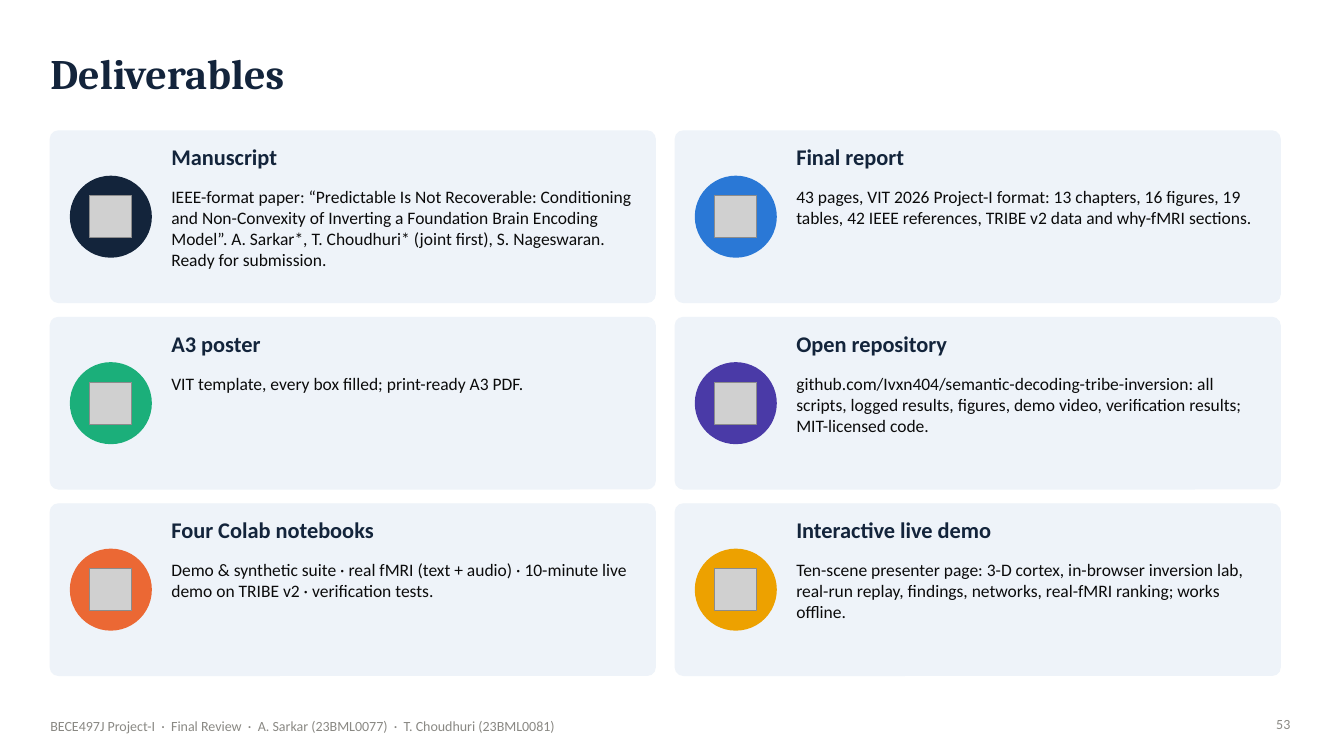
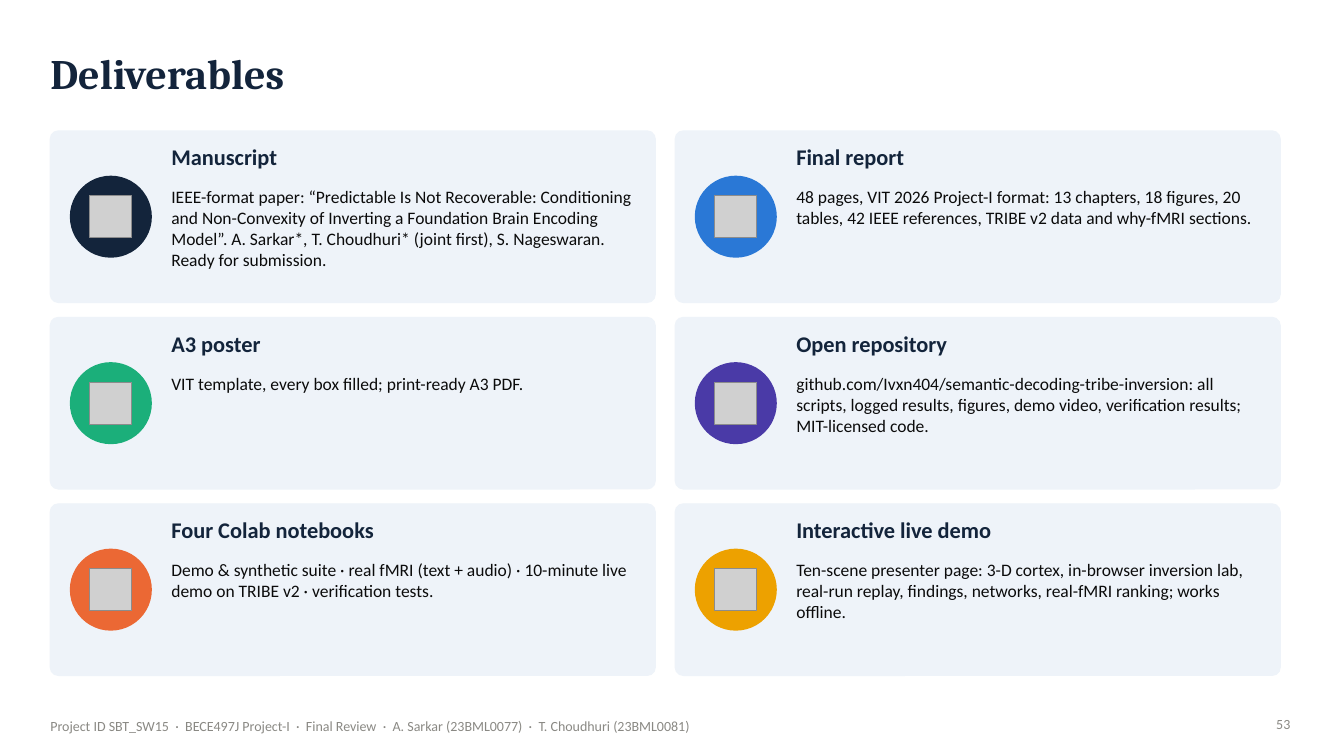
Before and after one commit to Ivxn404/semantic-decoding-tribe-inversion, a slide deck: slide 53 of deck/Final_Sarkar_Choudhuri.pptx. Drawn at 1344x756 pixels with LibreOffice and Linux fonts; fonts in the diff are those of the drawing; grey boxes stand for pictures. Boxes give left, top, right and bottom in pixels: in the first picture for what was removed or moved away, otherwise in the second. Text is boxed around its words. In the diff, an @@ line names an element or a change of style, - is before the commit and + after.

Commit message:
Review III submission files (SBT_SW15): thesis, presentation, poster, 90-s video

```diff
--- a/deck/Final_Sarkar_Choudhuri.pptx
+++ b/deck/Final_Sarkar_Choudhuri.pptx
@@ text at (x1=796, y1=191, x2=1251, y2=227): text changed @@
-43 pages, VIT 2026 Project-I format: 13 chapters, 16 figures, 19 tables, 42 IEEE references, TRIBE v2 data and why-fMRI sections.
+48 pages, VIT 2026 Project-I format: 13 chapters, 18 figures, 20 tables, 42 IEEE references, TRIBE v2 data and why-fMRI sections.
@@ text at (x1=50, y1=721, x2=689, y2=733): text changed @@
-BECE497J Project-I · Final Review · A. Sarkar (23BML0077) · T. Choudhuri (23BML0081)
+Project ID SBT_SW15 · BECE497J Project-I · Final Review · A. Sarkar (23BML0077) · T. Choudhuri (23BML0081)
```
Also in this commit, not shown: 65 other slides changed, 9 other files.
